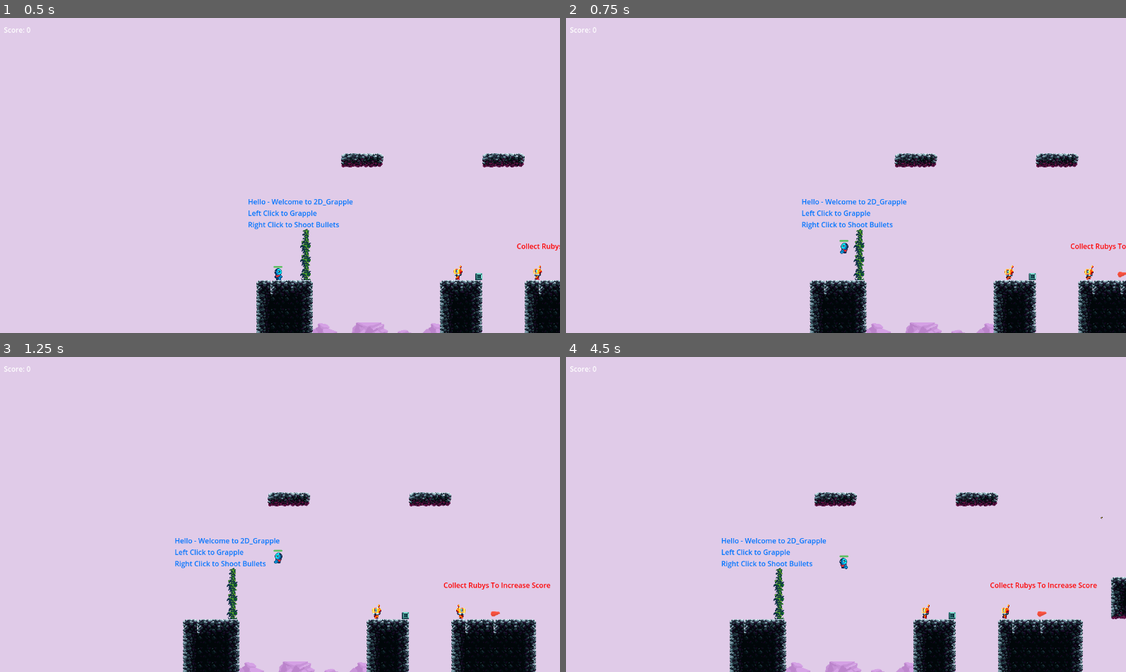
Above: before the commit, frames 1-4 (two rows, left to right).
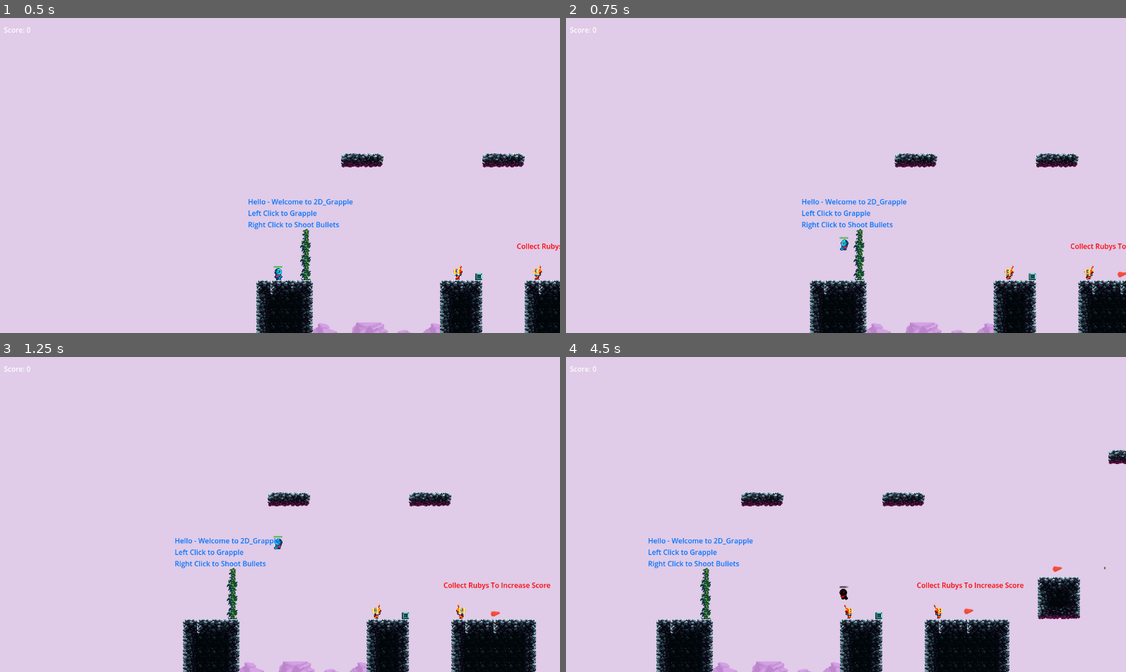
Above: after the commit, the same moments.

Repository: SamanAshoori/Godot_2D_Grapple_Game
Game: Godot game, scene res://Scenes/level_one.tscn
Two runs of this game, one before a commit and one after it. Both use one fixed random seed, a clock stepped at 60 frames per second and the inputs below. Sound files missing from this copy of the repository are replaced by a short silence.
Inputs (mouse positions are in pixels of both pictures, inside the frame that each line leads up to):
- Up to frame 1 (0.5 s): no input
- Up to frame 2 (0.75 s): tap Enter at 0.5 s; move the mouse to (969, 159) at 0.52 s; hold D (move_right) from 0.53 s (still down); tap Space (jump) at 0.6 s
- Up to frame 3 (1.25 s): keep holding D (move_right); tap Space (jump) at 0.77, 1.07 s
- Up to frame 4 (4.5 s): tap Enter every 0.75 s from 1.25 to 4.25 s; move the mouse to (728, 530) at 1.27 s; right-click (728, 530) at 1.35 s; tap Space (jump) at 1.52, 1.55, 1.82, 2.3, 2.85, 3.02, 3.32, 3.77, 3.8, 4.07 s; move the mouse to (902, 445) at 2.02 s; release D (move_right) at 2.03 s; hold A (move_left) 2.03-2.78 s; click (902, 445) at 2.1 s; move the mouse to (818, 577) at 2.77 s; hold D (move_right) 2.78-4.28 s; move the mouse to (1014, 561) at 3.52 s; right-click (1014, 561) at 3.6 s; move the mouse to (672, 467) at 4.27 s; hold A (move_left) from 4.28 s (still down); click (672, 467) at 4.35 s

Frame 1 is identical in both runs. In frame 2, less than 0.1% of the frame differs, in the area x 48-51%, y 69-75%; in frame 3, 0.1%; in frame 4, 14%, in the area x 14-100%, y 29-100%.

Commit message:
made moving platform

Diff:
--- a/Scenes/moving_platform.tscn
+++ b/Scenes/moving_platform.tscn
@@ -1,11 +1,13 @@
-[gd_scene load_steps=3 format=3 uid="uid://c2b2dmmmm7rp4"]
+[gd_scene load_steps=4 format=3 uid="uid://c2b2dmmmm7rp4"]
 
+[ext_resource type="Script" uid="uid://csb1qukbf5qn8" path="res://Scenes/scripts/moving_platform.gd" id="1_anqd2"]
 [ext_resource type="Texture2D" uid="uid://cp35o0ebus3pq" path="res://Sprites/bridge.png" id="1_vvyo4"]
 
 [sub_resource type="RectangleShape2D" id="RectangleShape2D_anqd2"]
 size = Vector2(70, 20)
 
 [node name="Moving_Platform" type="Node2D"]
+script = ExtResource("1_anqd2")
 
 [node name="AnimatableBody2D" type="AnimatableBody2D" parent="."]
 
--- a/Scenes/scripts/character_body_2d.gd
+++ b/Scenes/scripts/character_body_2d.gd
@@ -2,7 +2,7 @@
 
 var Health = 30
 const SPEED = 300.0
-const JUMP_VELOCITY = -500.0
+const JUMP_VELOCITY = -550.0
 const ACCELERATION = 0.1
 const DECELERATION = 0.1
 @onready var Sprite = $Sprite2D
--- a/Scenes/scripts/grapple_controller.gd
+++ b/Scenes/scripts/grapple_controller.gd
@@ -3,7 +3,7 @@
 @export var rest_length = 2.0
 @export var stiffness = 10.0
 @export var damping = 2.0
-@export var jump_force = 200.0 # Jump force added
+@export var jump_force = 250.0 # Jump force added
 
 @onready var ray := $RayCast2D
 @onready var player := get_parent()
--- /dev/null
+++ b/Scenes/scripts/moving_platform.gd
@@ -0,0 +1,13 @@
+extends Node2D
+
+@export var offset = Vector2(0, -320)
+@export var duration = 5.0
+
+func _ready():
+	start_tween()
+
+func start_tween():
+	var tween = get_tree().create_tween().set_process_mode(Tween.TWEEN_PROCESS_PHYSICS)
+	tween.set_loops().set_parallel(false)
+	tween.tween_property($AnimatableBody2d, "position", offset, duration / 2)
+	tween.tween_property($AnimatableBody2d, "position", Vector2.ZERO, duration / 2)
Not shown, added: Scenes/scripts/moving_platform.gd.uid
